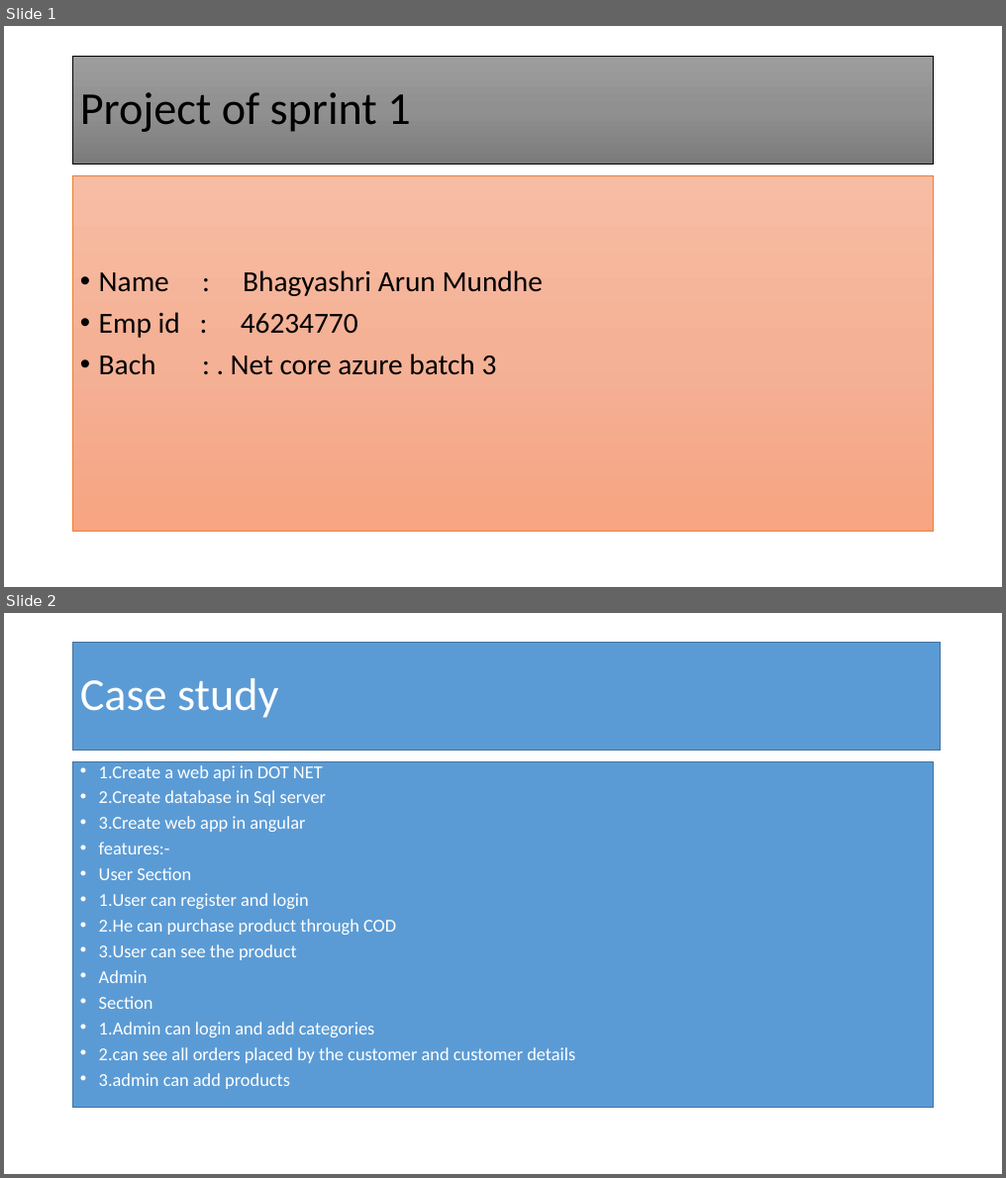
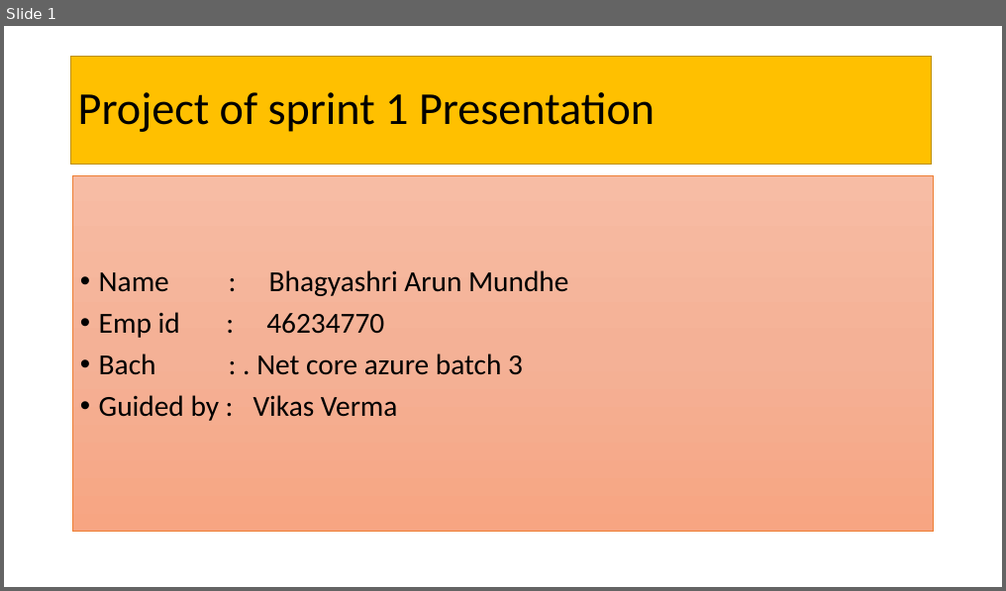
Before and after one commit to bhagyashri010120/project-login, a slide deck: Project of sprint 1.pptx. Shown one above the other, each under a label of ours: slides 1 and 2 before the commit, slide 1 after it. The pictures are 1006x1178 and 1006x591 pixels, drawn with LibreOffice and Linux fonts; fonts in the diff are those of the drawing. Boxes give left, top, right and bottom in pixels: in the first picture for what was removed or moved away, otherwise in the second. Text is boxed around its words. In the diff, an @@ line names an element or a change of style, - is before the commit and + after.

```diff
--- a/Project of sprint 1.pptx
+++ b/Project of sprint 1.pptx
@@ slide 2 removed at [4,613,1002,1174], background #FFFFFF @@
@@ title removed at [73,642,941,751] @@
-Case study
@@ text removed at [73,762,934,1108] @@
-• 1.Create a web api in DOT NET
-• 2.Create database in Sql server
-• 3.Create web app in angular
-• features:-
-• User Section
-• 1.User can register and login
-• 2.He can purchase product through COD
-• 3.User can see the product
-• Admin
-• Section
-• 1.Admin can login and add categories
-• 2.can see all orders placed by the customer and customer details
-• 3.admin can add products
@@ slide 1 changed as well @@
@@ title "Project of sprint 1 Presentation" at [70,56,932,165]: fill gradient #9D9D9D to #909090 to #7C7C7C to #FFC000; outline #000000 0.5 pt to #BD8E00 1 pt @@
@@ title at [78,92,654,132]: text changed @@
-Project of sprint 1
+Project of sprint 1 Presentation
@@ text at [99,395,398,421]: paragraph added @@
+• Guided by : Vikas Verma
```
Also in this commit, not shown: 2 other slides changed, 7 slides added, 1 other slide removed.
